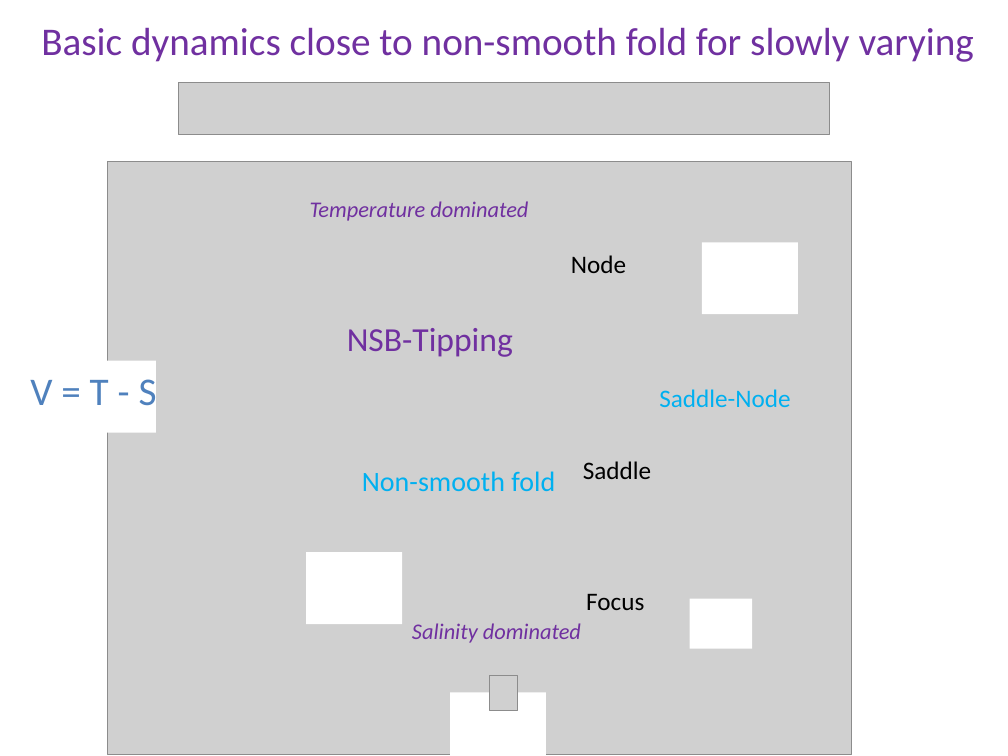
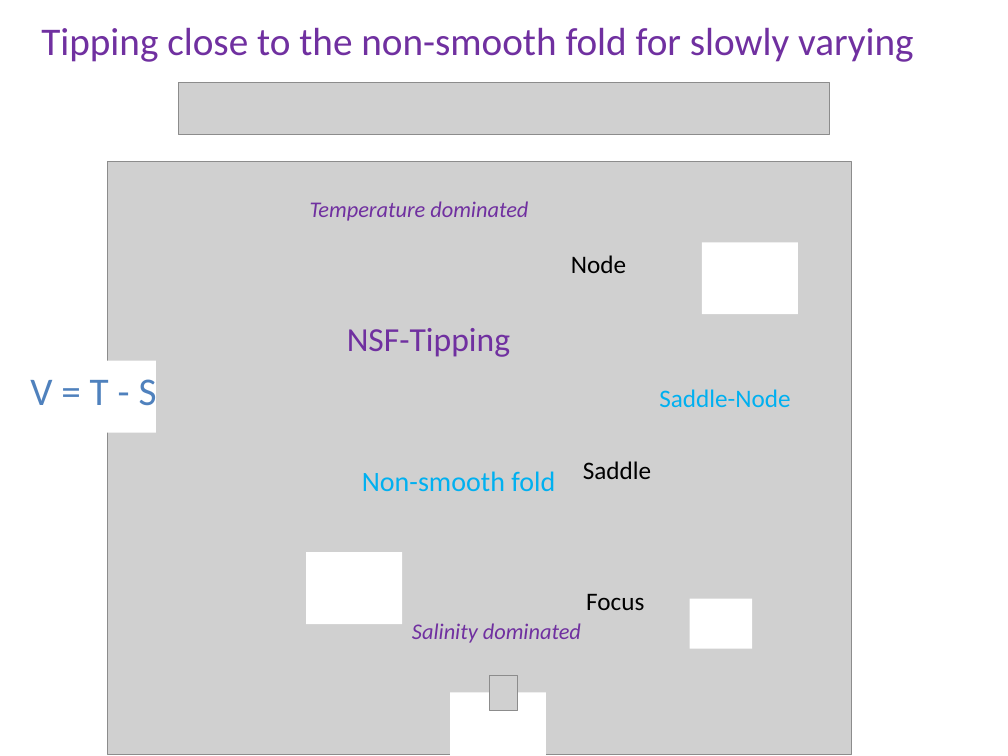
Before and after one commit to ChrisBudd123/Presentations, a slide deck: slide 8 of SIAMNSD.pptx (slide 5 before the commit). Drawn at 1008x756 pixels with LibreOffice and Linux fonts; fonts in the diff are those of the drawing; grey boxes stand for pictures. Boxes give left, top, right and bottom in pixels: in the first picture for what was removed or moved away, otherwise in the second. Text is boxed around its words. In the diff, an @@ line names an element or a change of style, - is before the commit and + after.

```diff
--- a/SIAMNSD.pptx
+++ b/SIAMNSD.pptx
@@ text at bbox=[41, 27, 913, 62]: text changed @@
-Basic dynamics close to non-smooth fold for slowly varying
+Tipping close to the non-smooth fold for slowly varying
@@ text at bbox=[347, 328, 510, 357]: text changed @@
-NSB-Tipping
+NSF-Tipping
```
Also in this commit, not shown: 8 other slides changed, 1 slide added, 1 slide removed.
